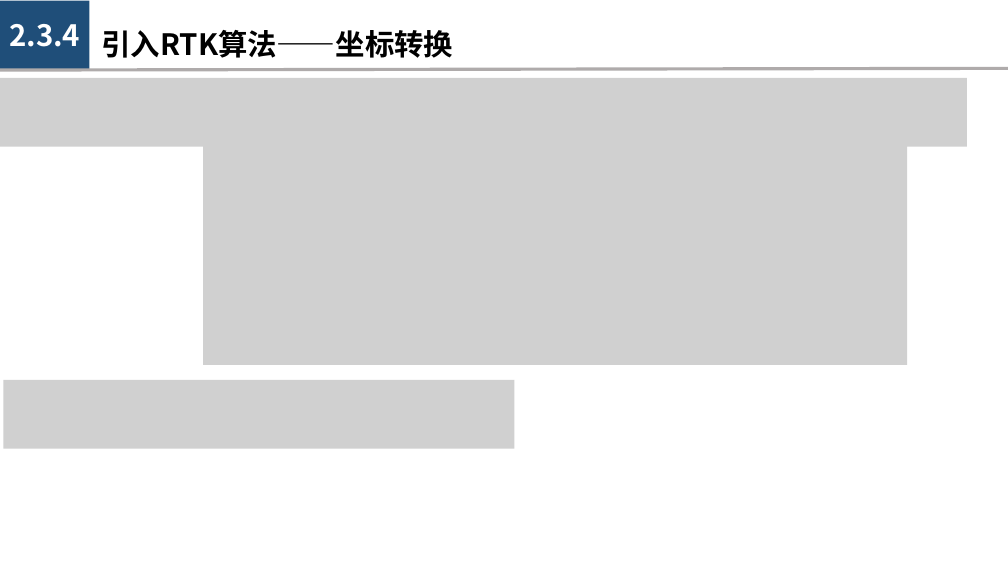
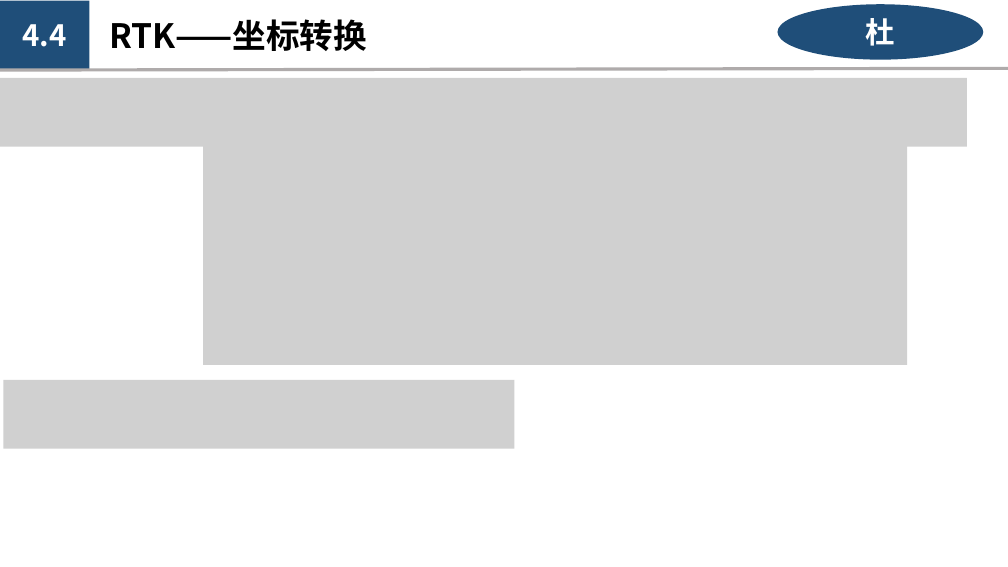
Before and after one commit to kashima19960/ppt-summary, a slide deck: slide 15 of summary/lastest_version/室外定位—项目计划汇报.pptx (slide 17 before the commit). Drawn at 1008x567 pixels with LibreOffice and Linux fonts; fonts in the diff are those of the drawing; grey boxes stand for pictures. Boxes give left, top, right and bottom in pixels: in the first picture for what was removed or moved away, otherwise in the second. Text is boxed around its words. In the diff, an @@ line names an element or a change of style, - is before the commit and + after.

```diff
--- a/summary/lastest_version/室外定位—项目计划汇报.pptx
+++ b/summary/lastest_version/室外定位—项目计划汇报.pptx
@@ text in rectangle at (x1=23, y1=24, x2=67, y2=47): text changed @@
-2.3.4
+4.4
@@ text at (x1=109, y1=19, x2=367, y2=51): text changed; size 28 to 32 pt @@
-引入RTK算法——坐标转换
+RTK——坐标转换
@@ ellipse added at (x1=777, y1=5, x2=983, y2=60), fill #1F4E79, 28 pt, text #FFFFFF, bold @@
+杜
```
Also in this commit, not shown: 8 other slides changed, 7 slides added, 10 slides removed, 1 other file.
